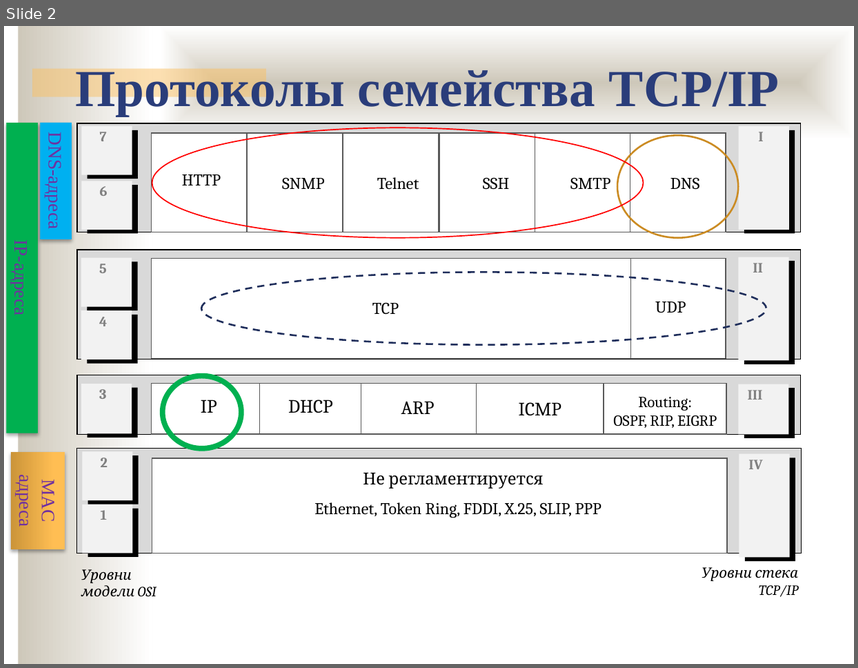
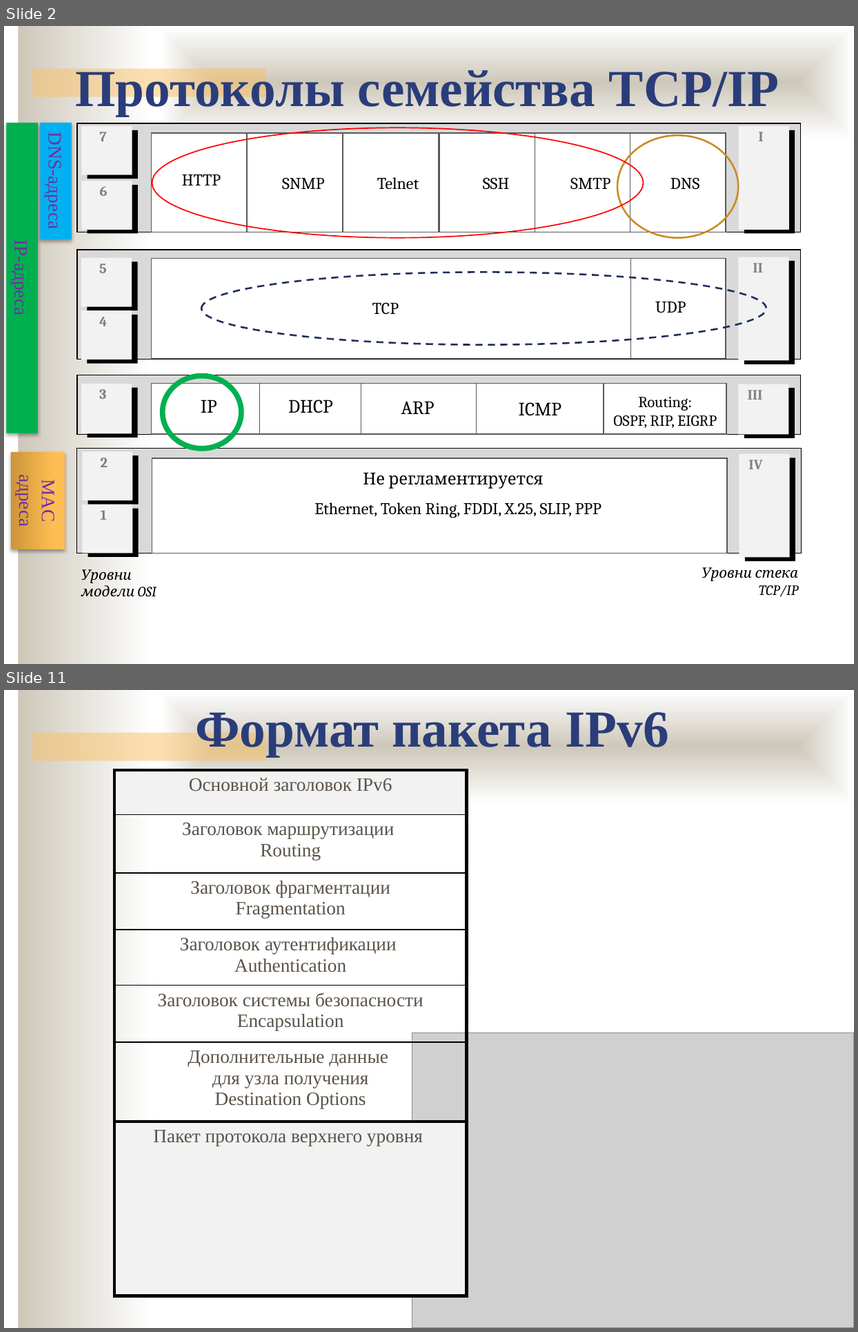
Before and after one commit to ukoloff/nets, a slide deck: lecture/15.pptx. Shown one above the other, each under a label of ours: slide 2 before the commit, slides 2 and 11 after it; the slides between them are not shown. The pictures are 858x668 and 858x1332 pixels, drawn with LibreOffice and Linux fonts; fonts in the diff are those of the drawing; grey boxes stand for pictures; background and template pictures are left out. Boxes give left, top, right and bottom in pixels: in the first picture for what was removed or moved away, otherwise in the second. Text is boxed around its words. In the diff, an @@ line names an element or a change of style, - is before the commit and + after.

```diff
--- a/lecture/15.pptx
+++ b/lecture/15.pptx
@@ slide 11 added at box(4, 690, 854, 1328), background #FFFFFF; not listed: 3 template elements that a slide beside it also shows @@
@@ text added at box(195, 706, 668, 756), 44 pt, text #2A3D7A, bold @@
+Формат пакета IPv6
@@ table added at box(114, 770, 466, 1295), 7 rows, 1 columns @@
+Основной заголовок IPv6
+Заголовок маршрутизации Routing
+Заголовок фрагментации Fragmentation
+Заголовок аутентификации Authentication
+Заголовок системы безопасности Encapsulation
+Дополнительные данные для узла получения Destination Options
+Пакет протокола верхнего уровня
@@ picture added at box(412, 1032, 854, 1328) @@
```
Also in this commit, not shown: 14 other slides added, 1 slide removed.
